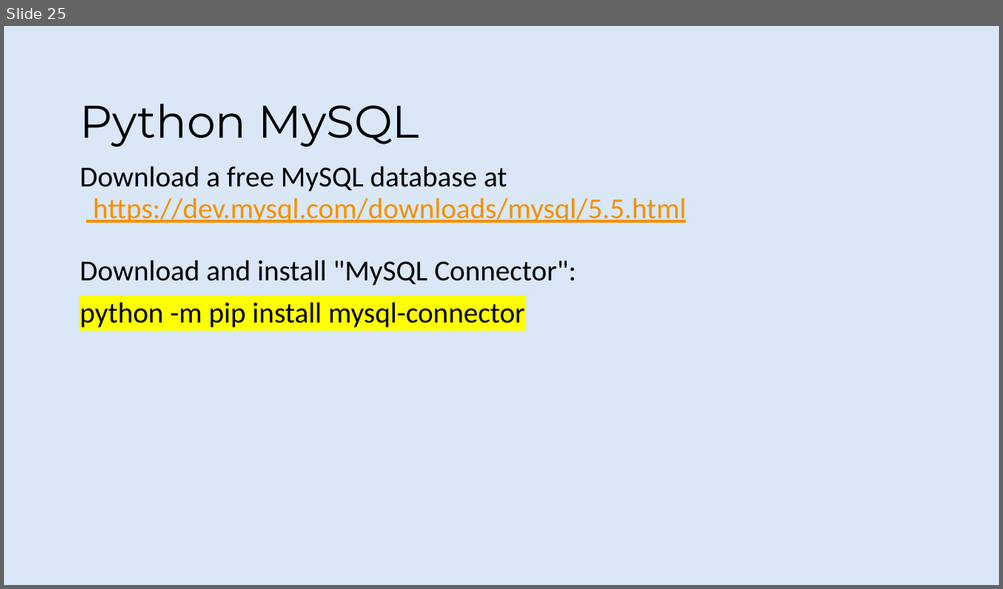
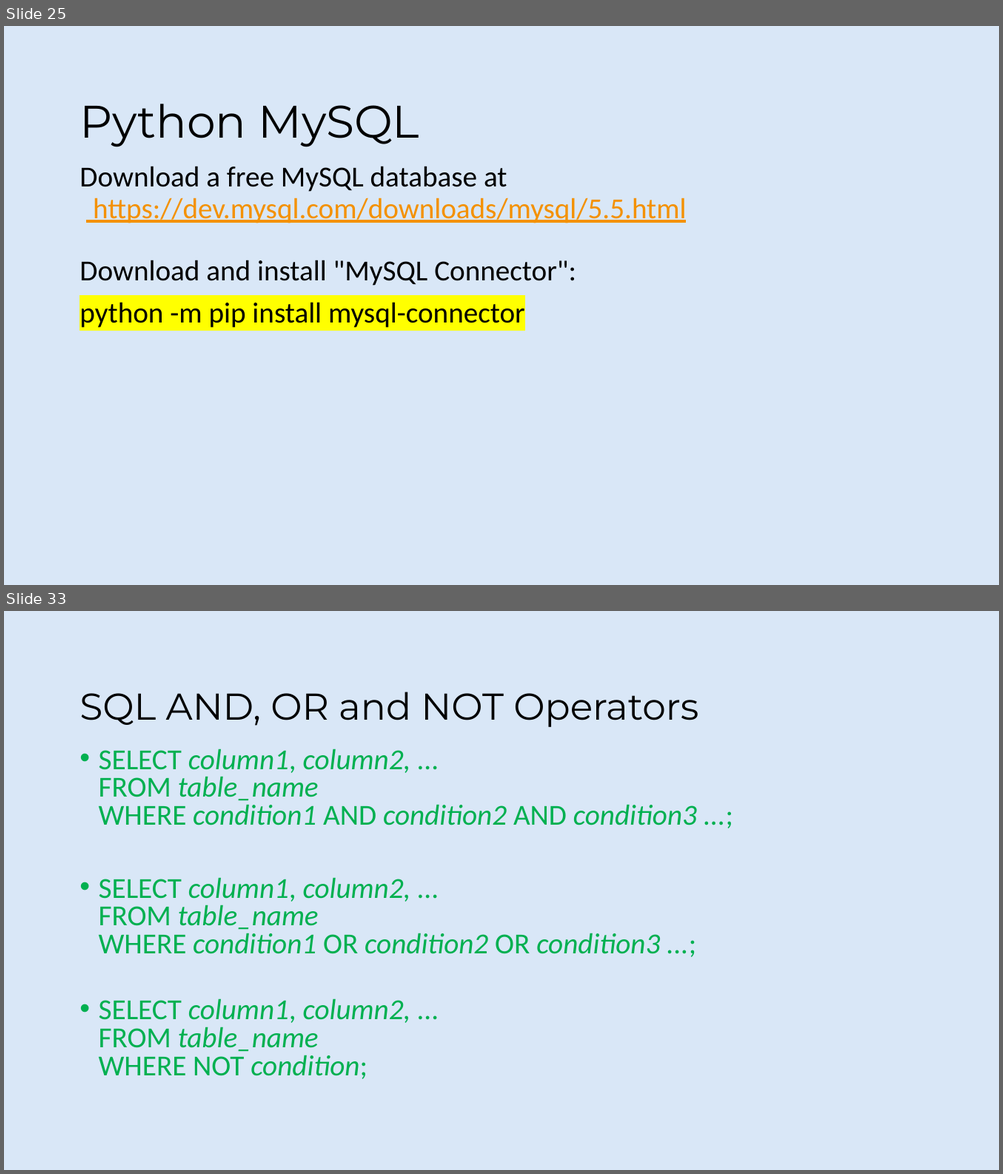
Before and after one commit to rafie-tarabay/BUE, a slide deck: Python.pptx. Shown one above the other, each under a label of ours: slide 25 before the commit, slides 25 and 33 after it; the slides between them are not shown. The pictures are 1003x589 and 1003x1174 pixels, drawn with LibreOffice and Linux fonts; fonts in the diff are those of the drawing; background and template pictures are left out. Boxes give left, top, right and bottom in pixels: in the first picture for what was removed or moved away, otherwise in the second. Text is boxed around its words. In the diff, an @@ line names an element or a change of style, - is before the commit and + after.

```diff
--- a/Python.pptx
+++ b/Python.pptx
@@ slide 33 added at (x1=4, y1=611, x2=999, y2=1170), background #D9E7F7 @@
@@ title added at (x1=79, y1=692, x2=698, y2=727), 36 pt, text #000000 @@
+SQL AND, OR and NOT Operators
@@ text added at (x1=99, y1=749, x2=697, y2=1079), 28 pt, text #00B050, italic @@
+• SELECT column1, column2, ...
+  FROM table_name
+  WHERE condition1 AND condition2 AND condition3 ...;
+• SELECT column1, column2, ...
+  FROM table_name
+  WHERE condition1 OR condition2 OR condition3 ...;
+• SELECT column1, column2, ...
+  FROM table_name
+  WHERE NOT condition;
```
Also in this commit, not shown: 1 slide changed, 18 other slides added.
